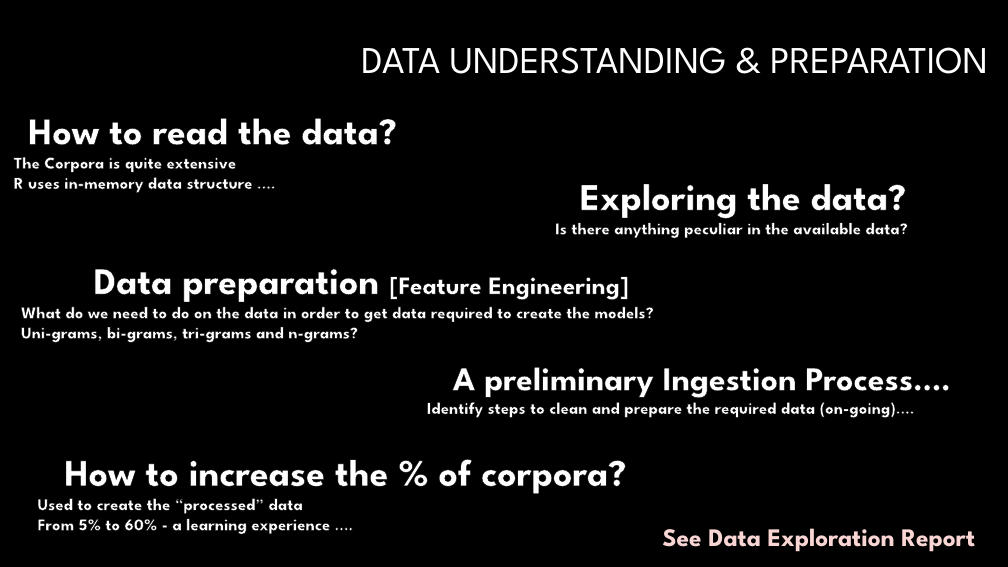
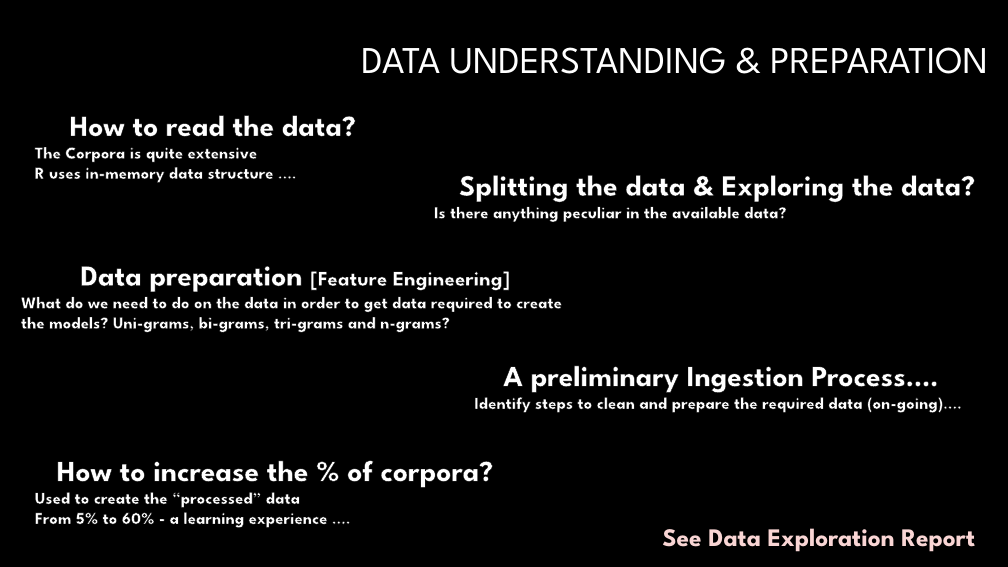
Before and after one commit to pparacch/CapstoneProjectDataScienceSpecialization, a slide deck: slide 10 of notes/meetUp_case_textPrediction.pptx. Drawn at 1008x567 pixels with LibreOffice and Linux fonts; fonts in the diff are those of the drawing; background and template pictures are left out. Boxes give left, top, right and bottom in pixels: in the first picture for what was removed or moved away, otherwise in the second. Text is boxed around its words. In the diff, an @@ line names an element or a change of style, - is before the commit and + after.

```diff
--- a/notes/meetUp_case_textPrediction.pptx
+++ b/notes/meetUp_case_textPrediction.pptx
@@ text "How to read the data?": place and size @@
-text "How to read the data?" at [14, 118, 398, 193]
+text "How to read the data?" at [35, 115, 356, 183]
@@ text at [70, 115, 356, 137]: size 36 to 28 pt in "How to read the data?" @@
@@ text "Splitting the data & Exploring ...": place and size @@
-text "Splitting the data & Exploring ..." at [555, 184, 907, 238]
+text "Splitting the data & Exploring ..." at [434, 175, 975, 222]
@@ text at [459, 175, 975, 202]: text changed; size 36 to 28 pt @@
-Exploring the data?
+Splitting the data & Exploring the data?
@@ text at [80, 266, 510, 292]: size 36 to 28 pt in "Data preparation"; size 24 to 20 pt in "[Feature Engineering]" @@
@@ text at [21, 291, 562, 332]: text changed @@
-What do we need to do on the data in order to get data required to create the models?
-Uni-grams, bi-grams, tri-grams and n-grams?
+What do we need to do on the data in order to get data required to create the models? Uni-grams, bi-grams, tri-grams and n-grams?
@@ text "A preliminary Ingestion Process….": place and size @@
-text "A preliminary Ingestion Process…." at [427, 367, 951, 418]
+text "A preliminary Ingestion Process…." at [474, 366, 962, 413]
@@ text at [503, 366, 938, 393]: size 32 to 28 pt in "A preliminary Ingestion Process…." @@
@@ text at [57, 460, 493, 488]: size 36 to 28 pt in "How to increase the % of corpora?" @@
```
Also in this commit, not shown: 4 other slides changed.
